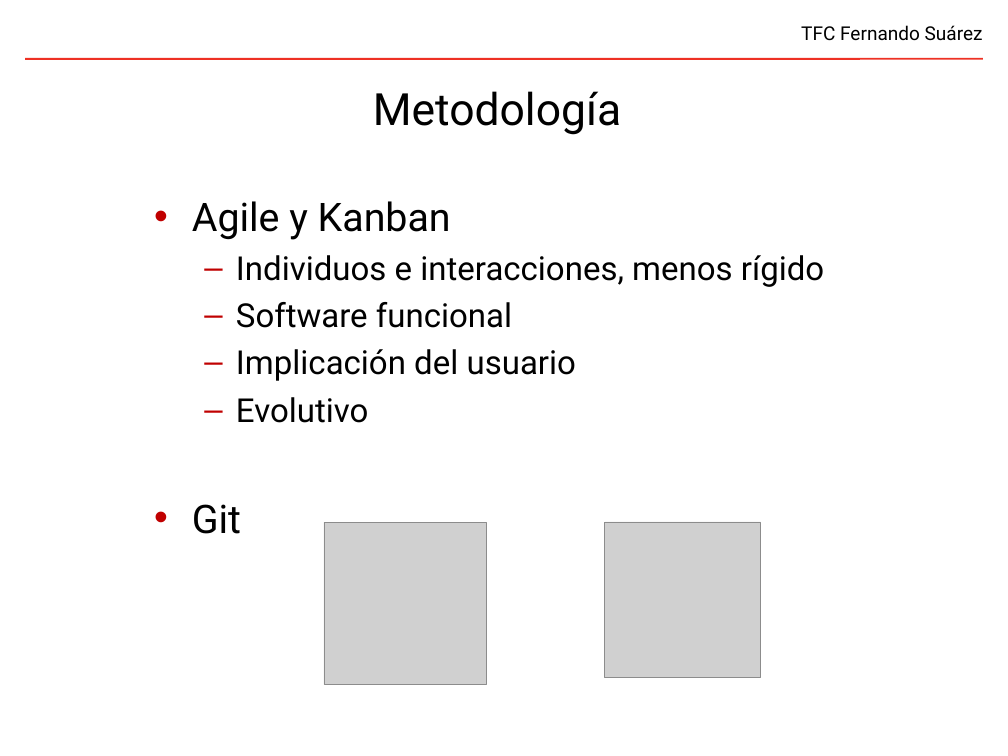
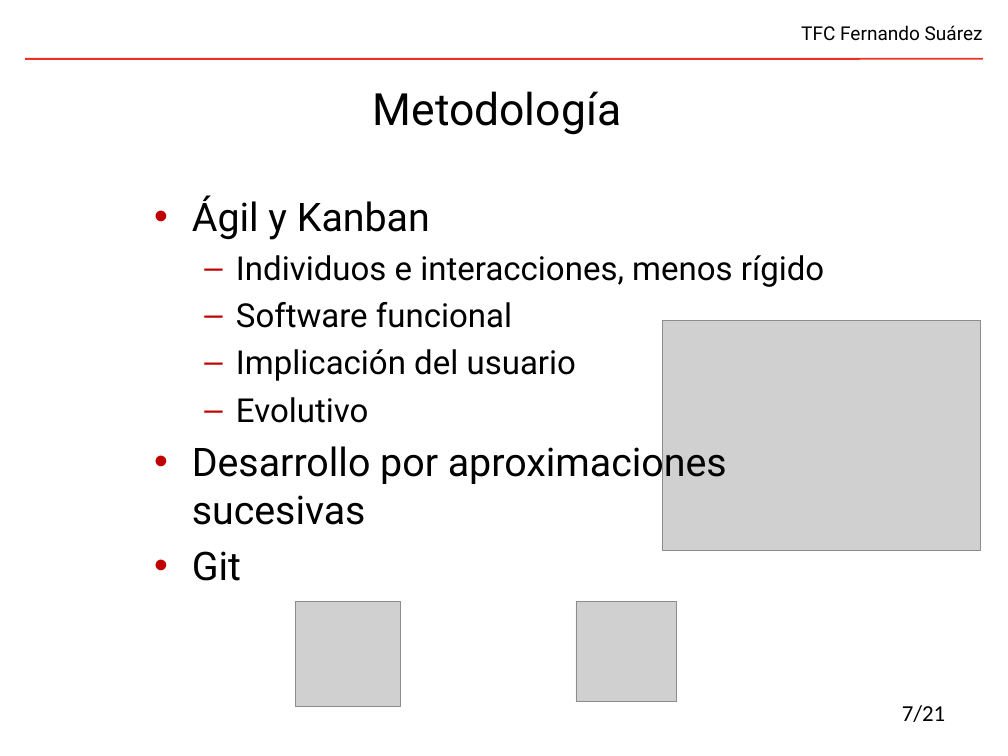
Before and after one commit to fsuarezj/toolBuilder-portlet, a slide deck: slide 7 of doc/presentation/presentacion.odp. Drawn at 1008x756 pixels with LibreOffice and Linux fonts; fonts in the diff are those of the drawing; grey boxes stand for pictures; background and template pictures are left out. Boxes give left, top, right and bottom in pixels: in the first picture for what was removed or moved away, otherwise in the second. Text is boxed around its words. In the diff, an @@ line names an element or a change of style, - is before the commit and + after.

```diff
--- a/doc/presentation/presentacion.odp
+++ b/doc/presentation/presentacion.odp
@@ text at box(192, 196, 430, 240): text changed @@
-• Agile y Kanban
+• Ágil y Kanban
@@ picture added at box(662, 320, 981, 551) @@
@@ text at box(192, 441, 727, 525): paragraph added @@
+• Desarrollo por aproximaciones sucesivas
@@ picture: place and size @@
-picture at box(324, 522, 486, 685)
+picture at box(295, 601, 401, 706)
@@ picture: place and size @@
-picture at box(605, 522, 760, 678)
+picture at box(576, 601, 677, 702)
@@ page number added at box(902, 705, 946, 722), 18 pt, text #000000 @@
+7/21
```
Also in this commit, not shown: 20 other slides changed, 1 slide added, 2 slides removed, 1 other file.
